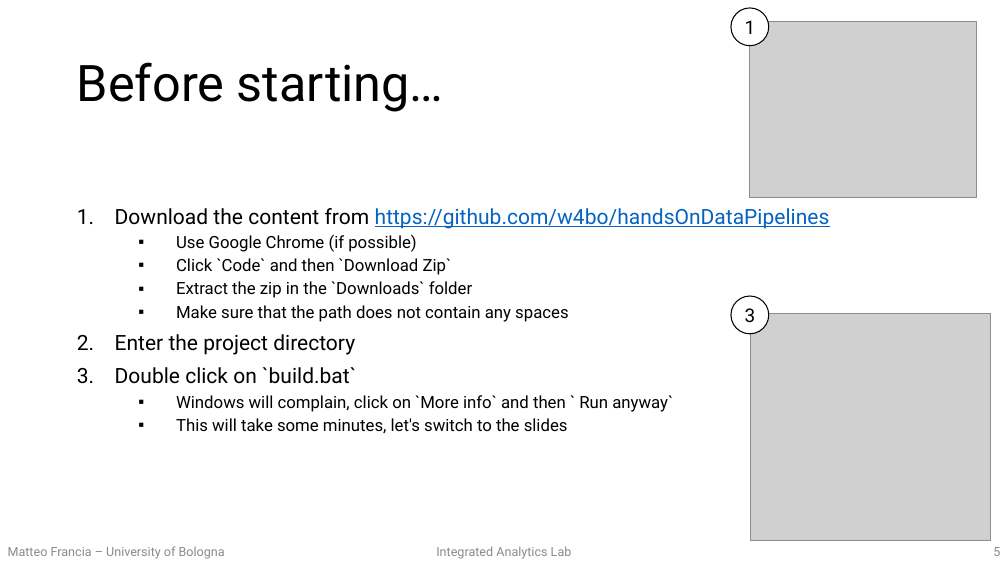
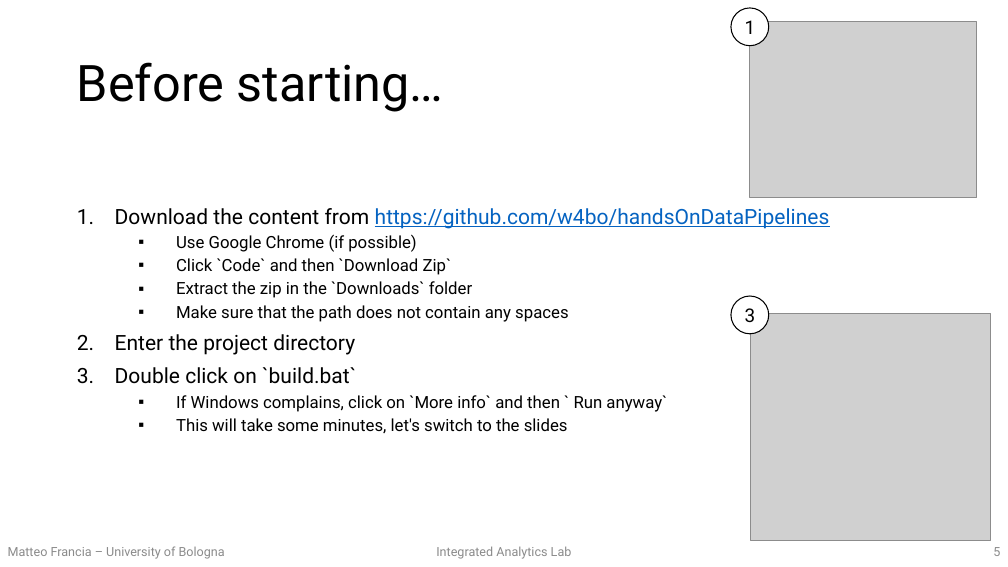
Before and after one commit to w4bo/teaching-handsondatapipelines, a slide deck: slide 5 of 00-slides.pptx. Drawn at 1008x567 pixels with LibreOffice and Linux fonts; fonts in the diff are those of the drawing; grey boxes stand for pictures. Boxes give left, top, right and bottom in pixels: in the first picture for what was removed or moved away, otherwise in the second. Text is boxed around its words. In the diff, an @@ line names an element or a change of style, - is before the commit and + after.

```diff
--- a/00-slides.pptx
+++ b/00-slides.pptx
@@ text at box(176, 395, 667, 412): text changed @@
-  ▪ Windows will complain, click on `More info` and then ` Run anyway`
+  ▪ If Windows complains, click on `More info` and then ` Run anyway`
```
Also in this commit, not shown: 4 other slides changed, 3 other files.
